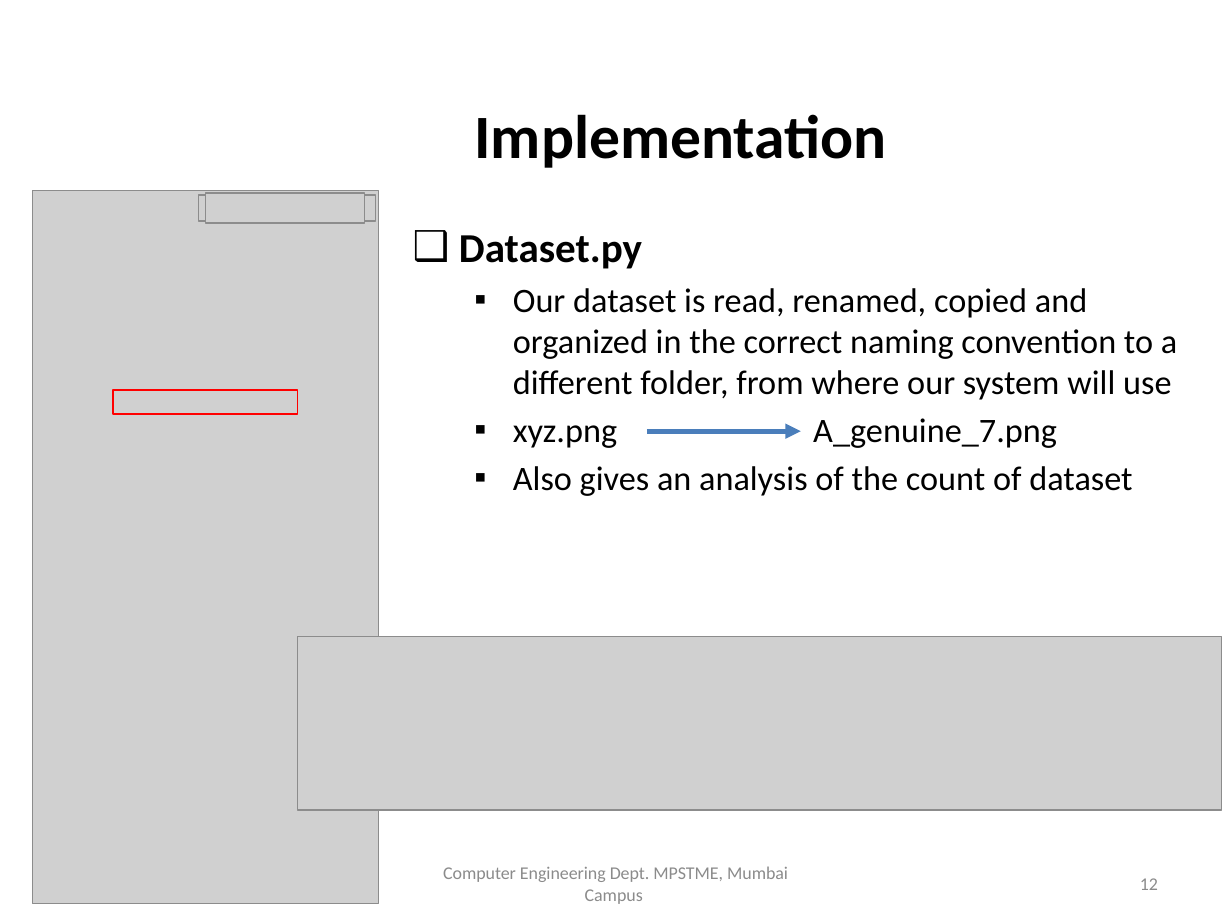
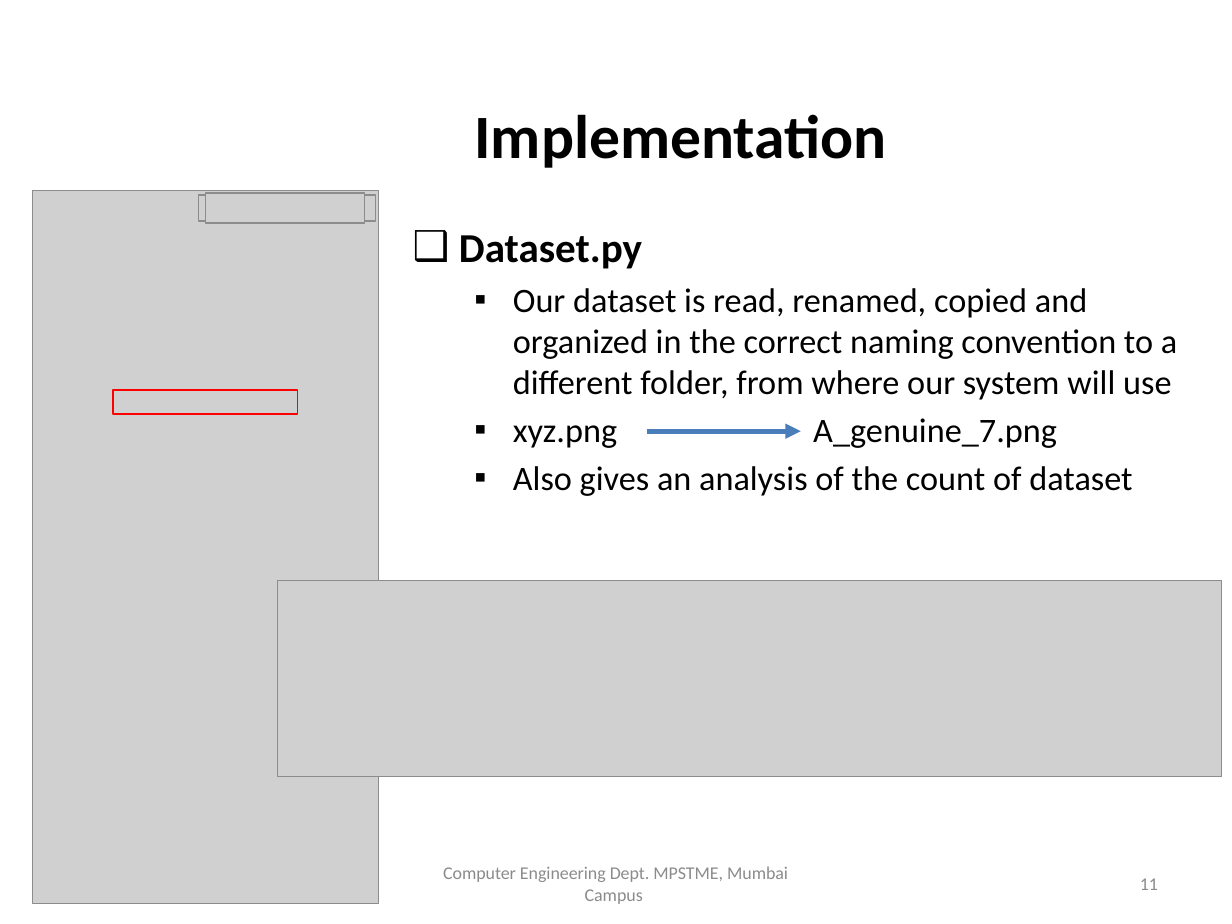
Before and after one commit to TeeeJaey/SignatureVerifier, a slide deck: slide 11 of PPT/B002_ProjectPPT.pptx (slide 12 before the commit). Drawn at 1232x924 pixels with LibreOffice and Linux fonts; fonts in the diff are those of the drawing; grey boxes stand for pictures; background and template pictures are left out. Boxes give left, top, right and bottom in pixels: in the first picture for what was removed or moved away, otherwise in the second. Text is boxed around its words. In the diff, an @@ line names an element or a change of style, - is before the commit and + after.

```diff
--- a/PPT/B002_ProjectPPT.pptx
+++ b/PPT/B002_ProjectPPT.pptx
@@ picture: place and size @@
-picture at bbox=[298, 637, 1222, 811]
+picture at bbox=[277, 580, 1222, 776]
@@ page number at bbox=[1140, 878, 1158, 890]: text changed @@
-12
+11
```
Also in this commit, not shown: 24 other slides changed, 1 slide removed, 5 other files.
